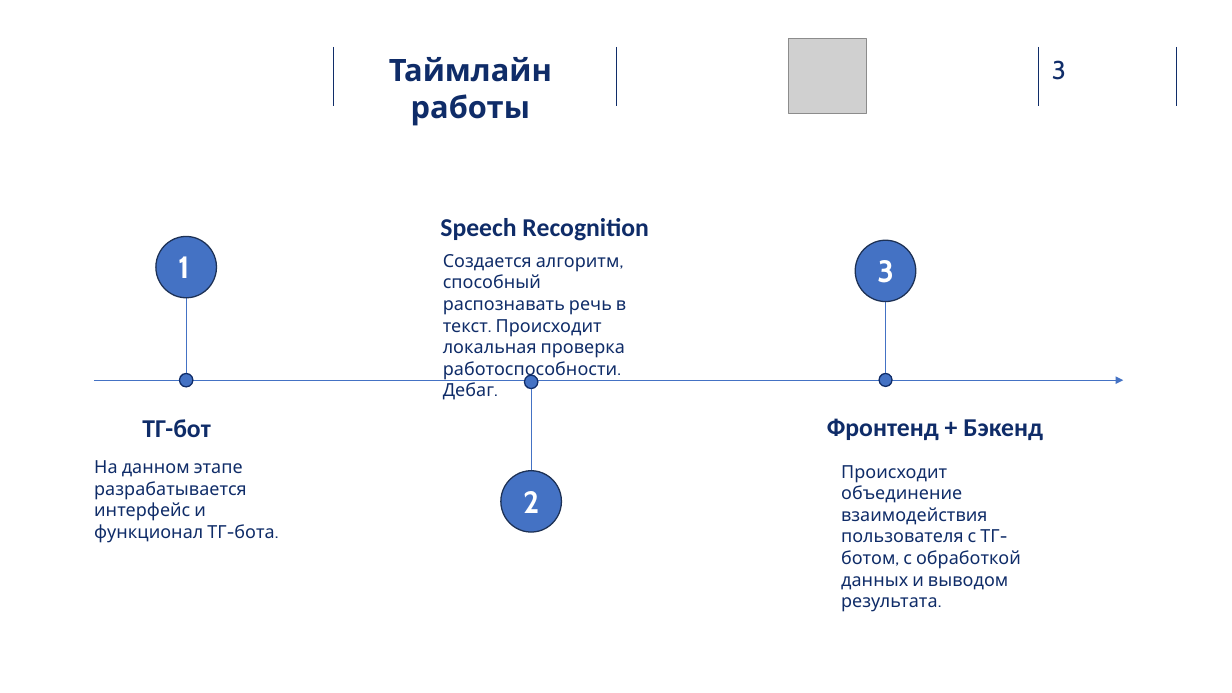
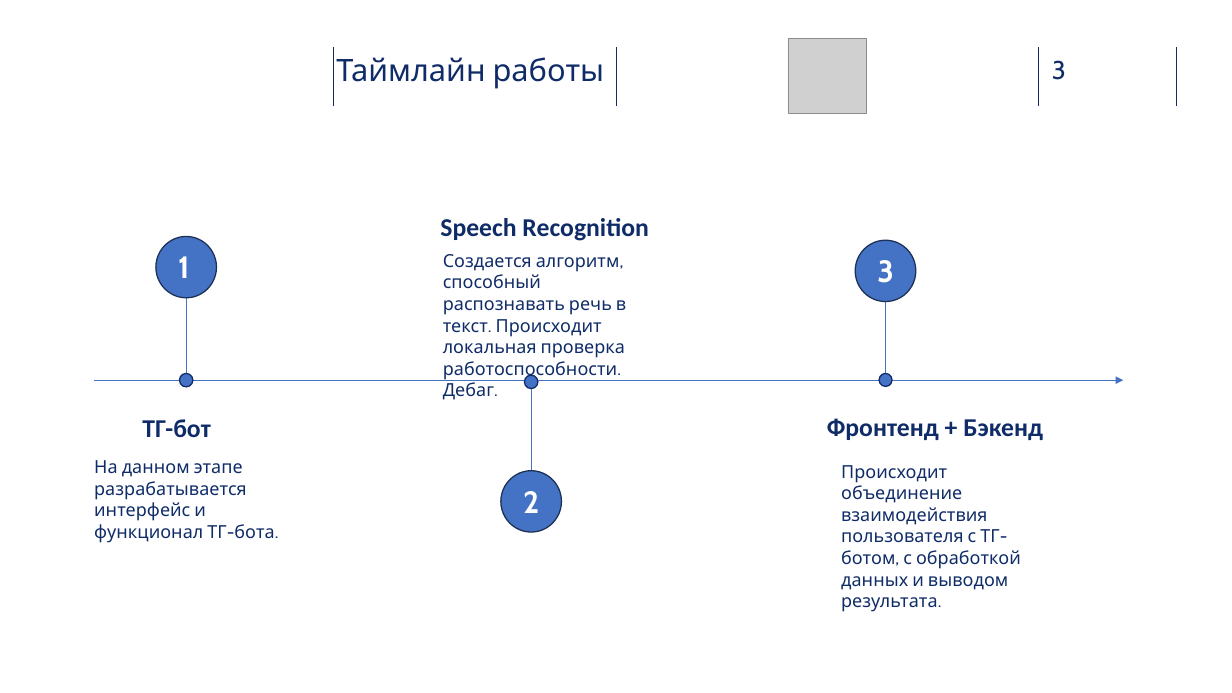
Before and after one commit to uandr/PyProject_get_subtitles, a slide deck: slide 3 of Python_Project_subtitles.pptx. Drawn at 1232x693 pixels with LibreOffice and Linux fonts; fonts in the diff are those of the drawing; grey boxes stand for pictures; background and template pictures are left out. Boxes give left, top, right and bottom in pixels: in the first picture for what was removed or moved away, otherwise in the second. Text is boxed around its words. In the diff, an @@ line names an element or a change of style, - is before the commit and + after.

```diff
--- a/Python_Project_subtitles.pptx
+++ b/Python_Project_subtitles.pptx
@@ title "Таймлайн работы" at [336, 57, 605, 89]: bold off @@
```
Also in this commit, not shown: 2 other slides changed, 1 slide added, 2 slides removed.
